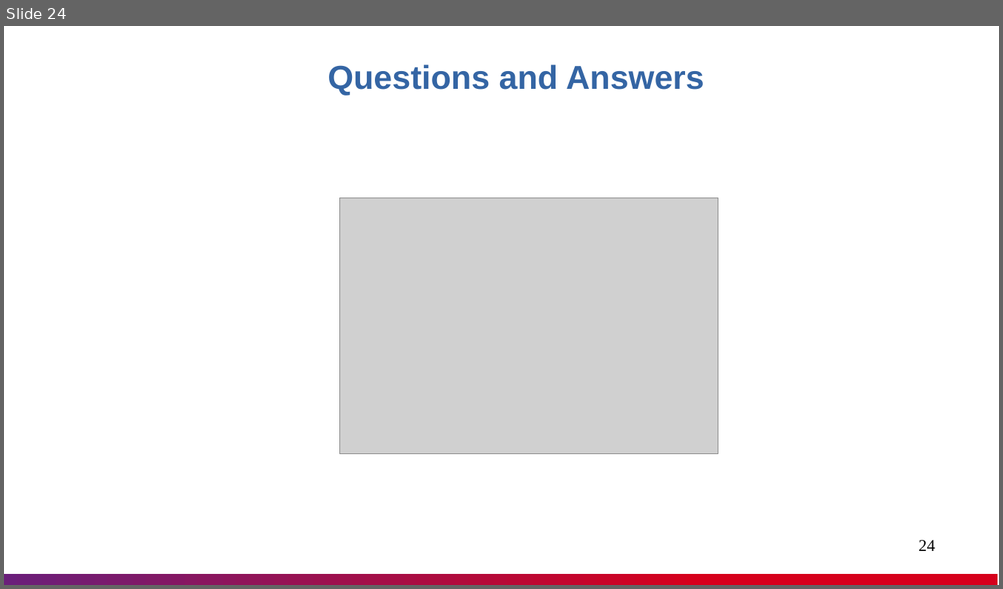
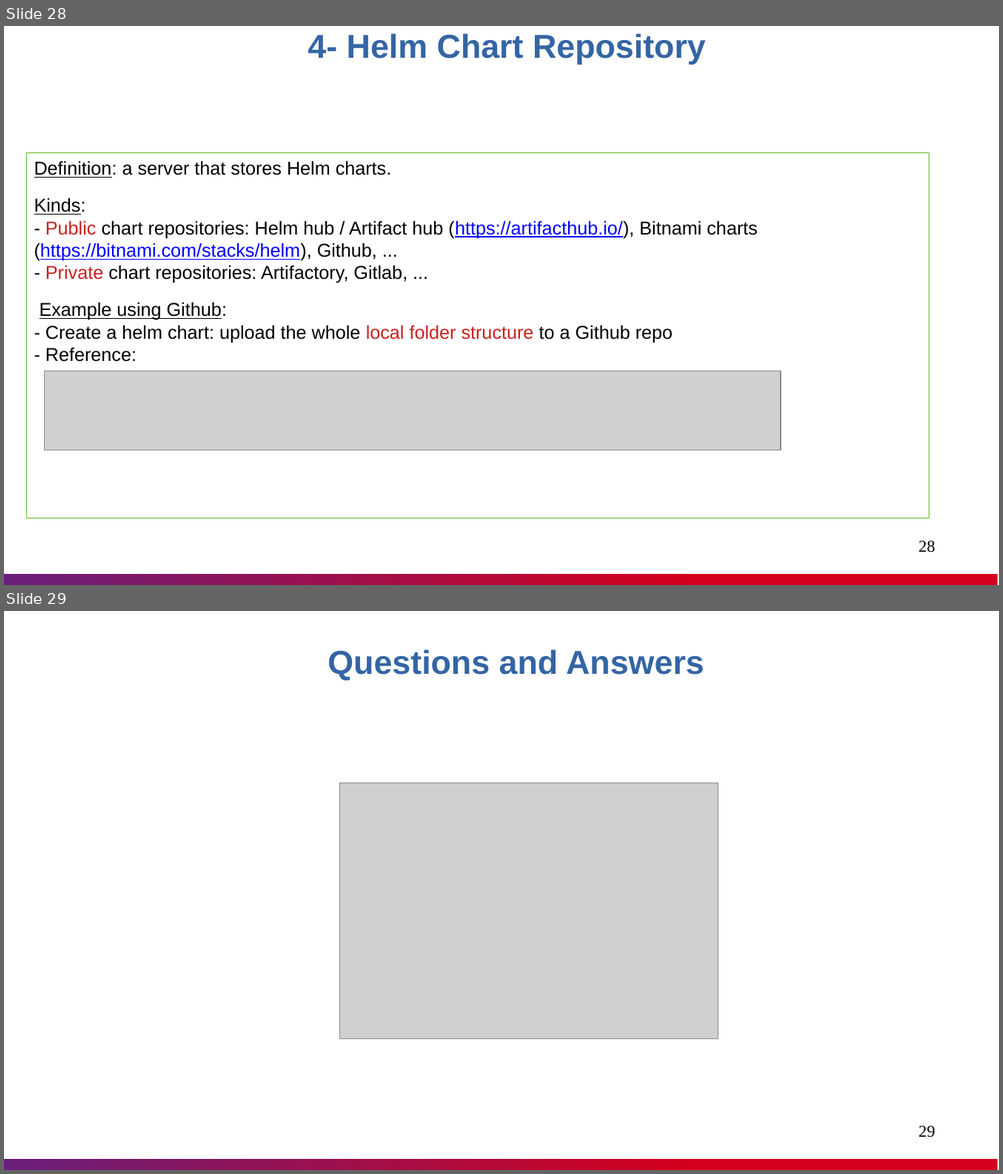
Before and after one commit to nashtech-garage/azure-devops-ci-cd, a slide deck: helm/documents/Helm_Knowledge_Sharing.pptx. Shown one above the other, each under a label of ours: slide 24 before the commit, slides 28 and 29 after it. The pictures are 1003x589 and 1003x1174 pixels, drawn with LibreOffice and Linux fonts; fonts in the diff are those of the drawing; grey boxes stand for pictures. Boxes give left, top, right and bottom in pixels: in the first picture for what was removed or moved away, otherwise in the second. Text is boxed around its words. In the diff, an @@ line names an element or a change of style, - is before the commit and + after.

Commit message:
Helm: update the presentation fole

```diff
--- a/helm/documents/Helm_Knowledge_Sharing.pptx
+++ b/helm/documents/Helm_Knowledge_Sharing.pptx
@@ slide 28 added at (x1=4, y1=26, x2=999, y2=585), background #FFFFFF; not listed: 1 template element that a slide beside it also shows @@
@@ text added at (x1=307, y1=33, x2=706, y2=64), 32 pt, text #3465A4, bold @@
+4- Helm Chart Repository
@@ rectangle added at (x1=26, y1=153, x2=929, y2=518), outline #5EB91E 0.51 pt, 18 pt, text #000000 @@
+Definition: a server that stores Helm charts.
+Kinds:
+- Public chart repositories: Helm hub / Artifact hub (https://artifacthub.io/), Bitnami charts (https://bitnami.com/stacks/helm), Github, ...
+- Private chart repositories: Artifactory, Gitlab, ...
+Example using Github:
+- Create a helm chart: upload the whole local folder structure to a Github repo
+- Reference:
@@ picture added at (x1=44, y1=372, x2=780, y2=451) @@
@@ page number added at (x1=918, y1=541, x2=934, y2=553), 16 pt, text #000000 @@
+28
@@ what was slide 24 is now slide 29 @@
@@ page number at (x1=918, y1=1126, x2=934, y2=1138): text changed @@
-24
+29
```
Also in this commit, not shown: 16 slides changed, 5 other slides added, 1 slide removed.
